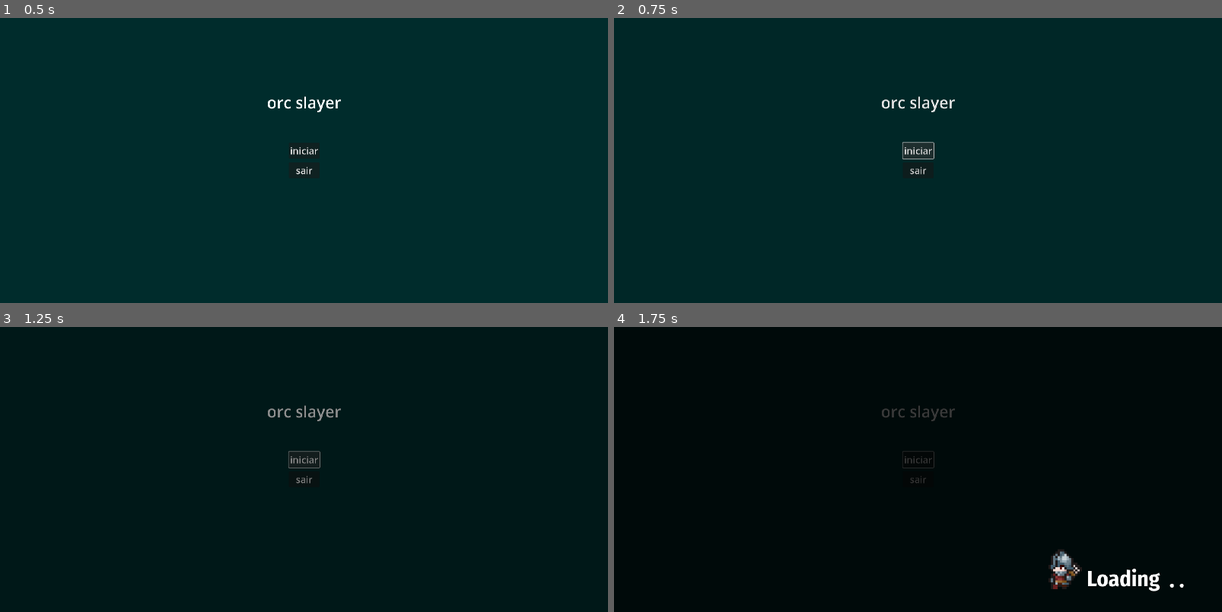
Above: before the commit, frames 1-4 (two rows, left to right).
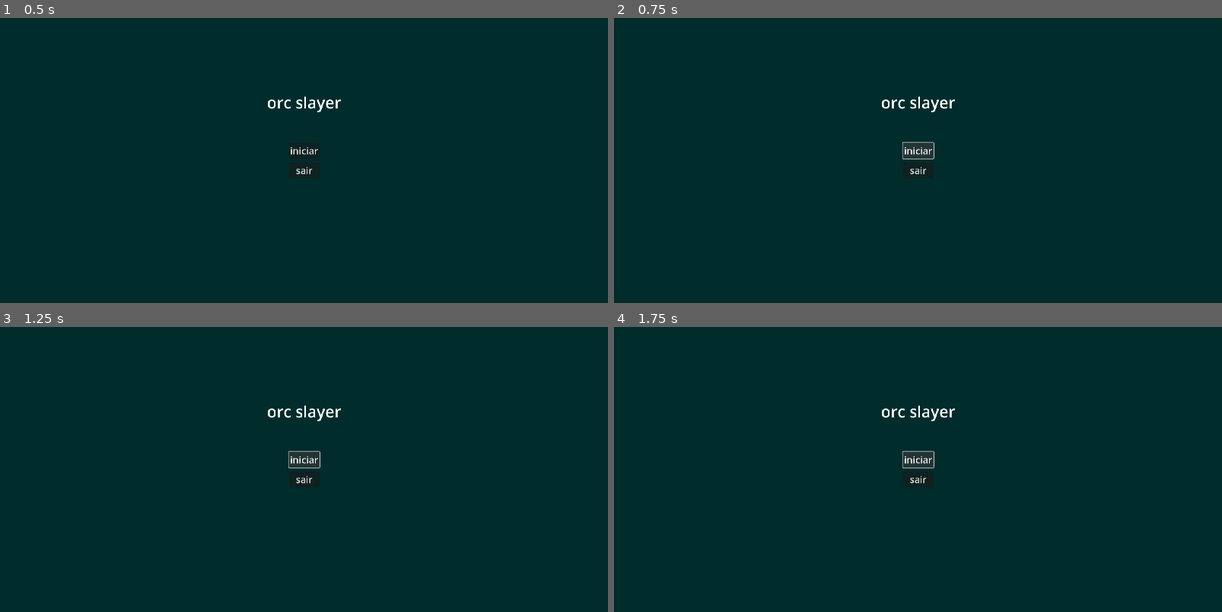
Above: after the commit, the same moments.

Repository: VINYCIU51/ORC_SLAYER
Game: Godot game, scene res://scenes/interface/main_menu.tscn
The game is run twice, just before and just after one commit, with the same random seed, the same clock (stepped at 60 frames per second) and the same inputs.
Inputs:
- Up to frame 1 (0.5 s): no input
- Up to frame 2 (0.75 s): click "iniciar" at 0.5 s
- Up to frame 3 (1.25 s): no input
- Up to frame 4 (1.75 s): click "iniciar" at 1.25 s

Frame 1 is identical in both runs. In frame 2, 0.1% of the frame differs, in the area x 44-57%, y 27-55%; in frame 3, 0.3%; in frame 4, 100%, in the area x 0-100%, y 0-100%.
Error after the commit: Parse Error: Identifier "PlayerInterface" not declared in the current scope. (res://script/globals/transition.gd:17)

Commit message:
ajustes para interface do player sumir e aparecer corretamente

Diff:
--- a/scenes/interface/main_menu.tscn
+++ b/scenes/interface/main_menu.tscn
@@ -6,12 +6,12 @@
 # bloqueia o pause e habilita o mouse
 func _ready() -> void:
 	PauseMenu.pause_enabled = false
+	PlayerInterface.hide()
 	Input.set_mouse_mode(Input.MOUSE_MODE_VISIBLE)
 
 # efetua a transicao para o primeiro nivel do jogo
 func _on_start_pressed() -> void:
 	Input.set_mouse_mode(Input.MOUSE_MODE_CONFINED_HIDDEN)
-	PauseMenu.pause_enabled = true
 	Transition.to(\"tutorial\")
 
 # fecha o jogo
--- a/scenes/interface/pause_menu.tscn
+++ b/scenes/interface/pause_menu.tscn
@@ -6,7 +6,7 @@
 # variavel de controle para evitar pausas em determinados momentos
 var pause_enabled := true
 
-func _process(delta: float) -> void:
+func _process(_delta: float) -> void:
 	if pause_enabled == false:
 		return
 
@@ -34,6 +34,7 @@
 
 func _on_back_menu_pressed() -> void:
 	resume()
+	PlayerInterface.hide()
 	Transition.to(\"menu\")
 "
 
--- a/scenes/others/loading_screen.tscn
+++ b/scenes/others/loading_screen.tscn
@@ -8,7 +8,7 @@
 
 @onready var animation: AnimationPlayer = $layer/animation
 @onready var layer: CanvasLayer = $layer
-@onready var sprite: AnimatedSprite2D = $layer/AnimatedSprite2D
+@onready var sprite: AnimatedSprite2D = $layer/player_gif
 
 # animacao de fade-in
 func start():
@@ -111,7 +111,7 @@
 tracks/1/type = "value"
 tracks/1/imported = false
 tracks/1/enabled = true
-tracks/1/path = NodePath("Label:visible_characters")
+tracks/1/path = NodePath("load:visible_characters")
 tracks/1/interp = 1
 tracks/1/loop_wrap = true
 tracks/1/keys = {
@@ -151,7 +151,7 @@
 tracks/1/type = "value"
 tracks/1/imported = false
 tracks/1/enabled = true
-tracks/1/path = NodePath("Label:visible_characters")
+tracks/1/path = NodePath("load:visible_characters")
 tracks/1/interp = 1
 tracks/1/loop_wrap = true
 tracks/1/keys = {
@@ -167,10 +167,10 @@
 tracks/2/interp = 1
 tracks/2/loop_wrap = true
 tracks/2/keys = {
-"times": PackedFloat32Array(0, 0.3, 0.6, 0.766667),
-"transitions": PackedFloat32Array(1, 1, 1, 1),
-"update": 1,
-"values": [6, 4, 2, 0]
+"times": PackedFloat32Array(0, 0.166667, 0.333333, 0.466667, 0.633333, 0.766667),
+"transitions": PackedFloat32Array(1, 1, 1, 1, 1, 1),
+"update": 1,
+"values": [6, 4, 2, 6, 4, 0]
 }
 tracks/3/type = "method"
 tracks/3/imported = false
@@ -179,7 +179,7 @@
 tracks/3/interp = 1
 tracks/3/loop_wrap = true
 tracks/3/keys = {
-"times": PackedFloat32Array(0.766667),
+"times": PackedFloat32Array(0.7),
 "transitions": PackedFloat32Array(1),
 "values": [{
 "args": [],
@@ -210,7 +210,7 @@
 tracks/1/type = "value"
 tracks/1/imported = false
 tracks/1/enabled = true
-tracks/1/path = NodePath("Label:visible_characters")
+tracks/1/path = NodePath("load:visible_characters")
 tracks/1/interp = 1
 tracks/1/loop_wrap = true
 tracks/1/keys = {
@@ -226,10 +226,10 @@
 tracks/2/interp = 1
 tracks/2/loop_wrap = true
 tracks/2/keys = {
-"times": PackedFloat32Array(0.8, 1.1, 1.4),
-"transitions": PackedFloat32Array(1, 1, 1),
-"update": 1,
-"values": [2, 4, 6]
+"times": PackedFloat32Array(0.733333, 0.866667, 1, 1.13333, 1.26667, 1.4),
+"transitions": PackedFloat32Array(1, 1, 1, 1, 1, 1),
+"update": 1,
+"values": [2, 4, 6, 2, 4, 6]
 }
 tracks/3/type = "method"
 tracks/3/imported = false
@@ -271,7 +271,7 @@
 grow_vertical = 2
 color = Color(0, 0, 0, 0)
 
-[node name="AnimatedSprite2D" type="AnimatedSprite2D" parent="layer"]
+[node name="player_gif" type="AnimatedSprite2D" parent="layer"]
 visible = false
 position = Vector2(1415, 786)
 rotation = -3.14159
@@ -280,7 +280,7 @@
 animation = &"walking"
 autoplay = "walking"
 
-[node name="Label" type="Label" parent="layer"]
+[node name="load" type="Label" parent="layer"]
 offset_left = 1298.0
 offset_top = 710.0
 offset_right = 1919.0
--- a/script/globals/transition.gd
+++ b/script/globals/transition.gd
@@ -14,6 +14,7 @@
 		PauseMenu.pause_enabled = false # desativa o pause durante a transicao
 		await LoadingScreen.start()
 
+		PlayerInterface.show() # exibe a vida do player
 		get_tree().change_scene_to_file(scene_path) # faz a transicao no momento em que a tela esta escura
 
 		await get_tree().process_frame
